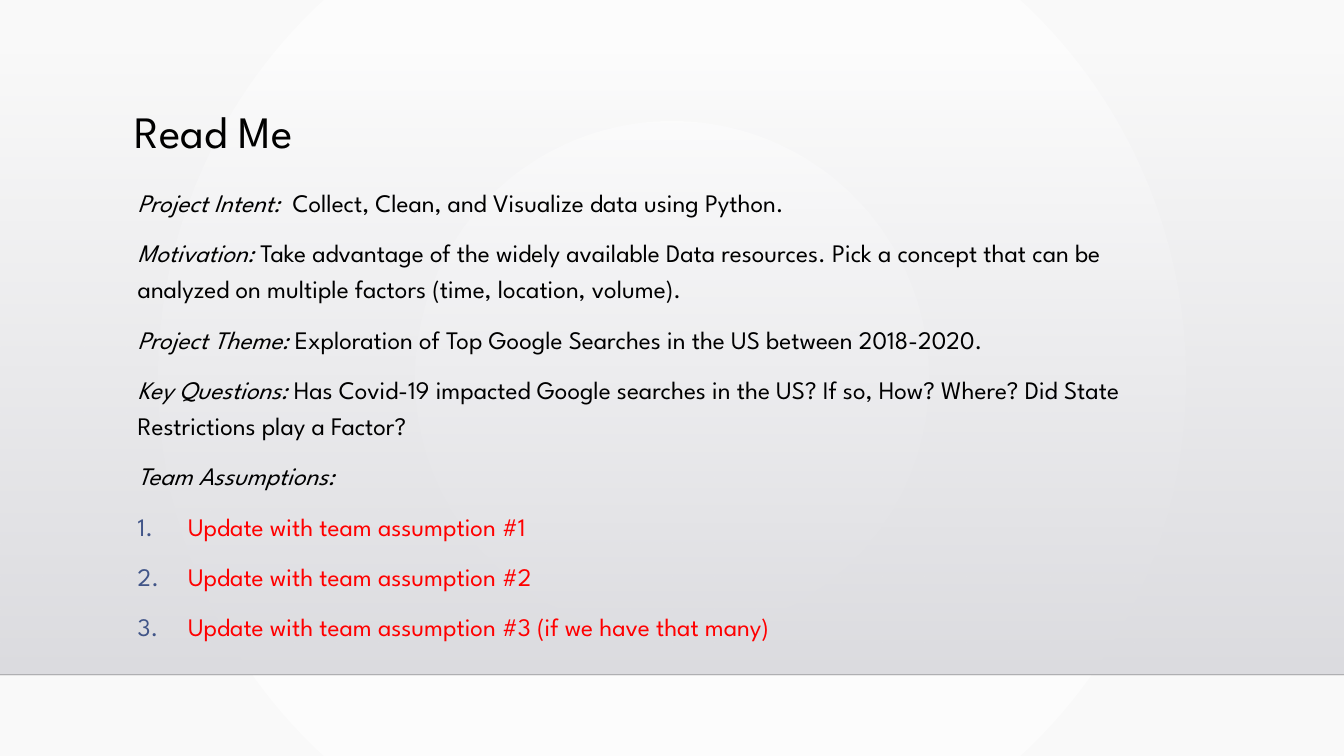
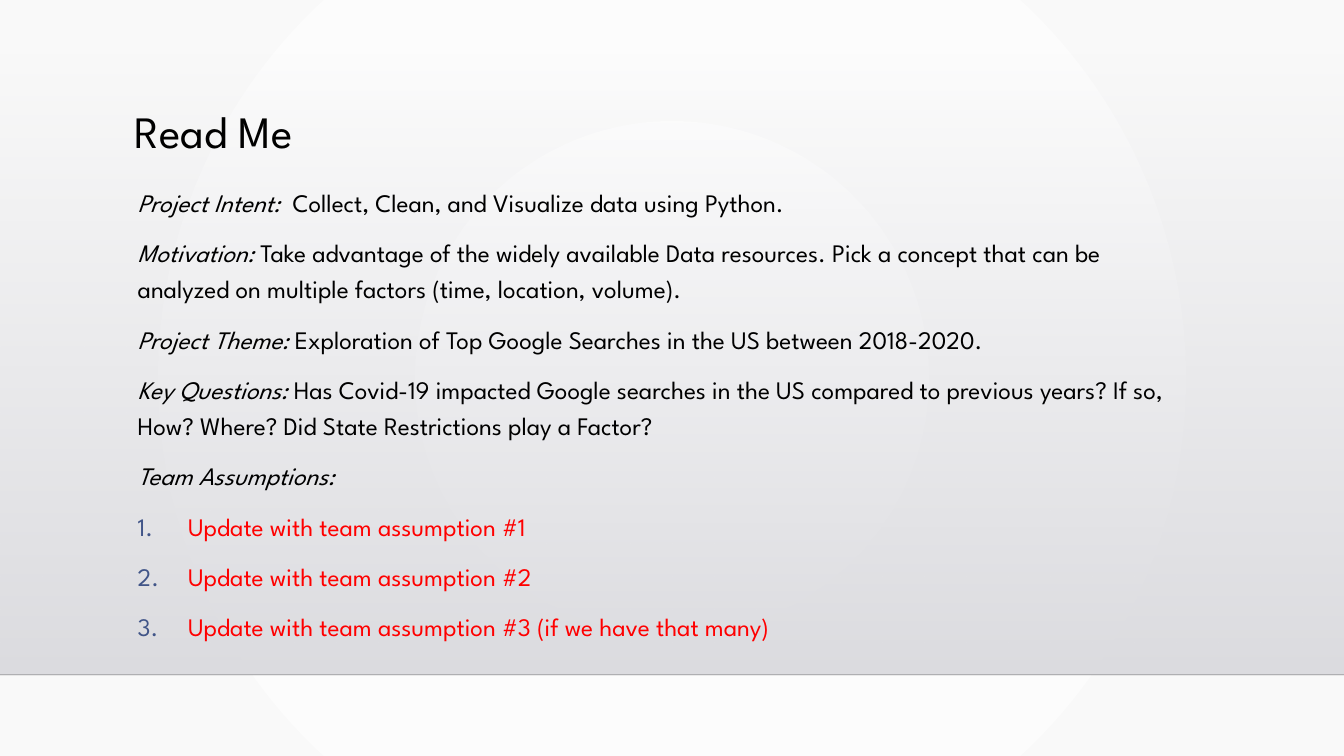
Before and after one commit to sarahDH615/google_trends_covid_project, a slide deck: slide 2 of final/final_presentation.pptx. Drawn at 1344x756 pixels with LibreOffice and Linux fonts; fonts in the diff are those of the drawing; background and template pictures are left out. Boxes give left, top, right and bottom in pixels: in the first picture for what was removed or moved away, otherwise in the second. Text is boxed around its words. In the diff, an @@ line names an element or a change of style, - is before the commit and + after.

Commit message:
update

```diff
--- a/final/final_presentation.pptx
+++ b/final/final_presentation.pptx
@@ text at box(138, 381, 1163, 441): text changed @@
-Key Questions: Has Covid-19 impacted Google searches in the US? If so, How? Where? Did State Restrictions play a Factor?
+Key Questions: Has Covid-19 impacted Google searches in the US compared to previous years? If so, How? Where? Did State Restrictions play a Factor?
```
